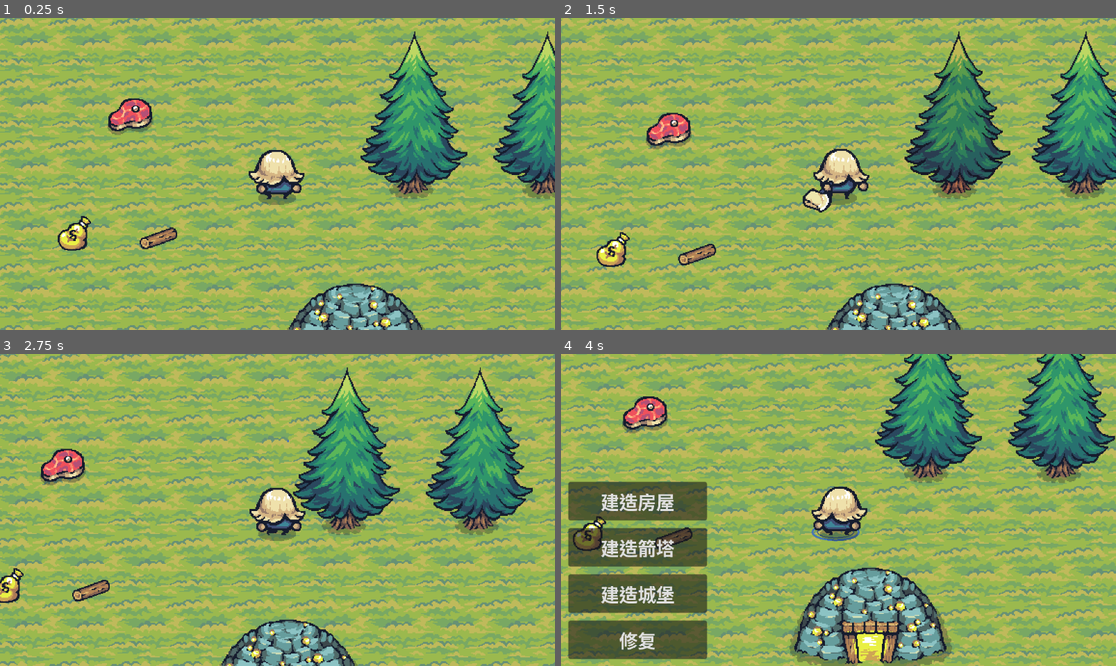
Above: before the commit, frames 1-4 (two rows, left to right).
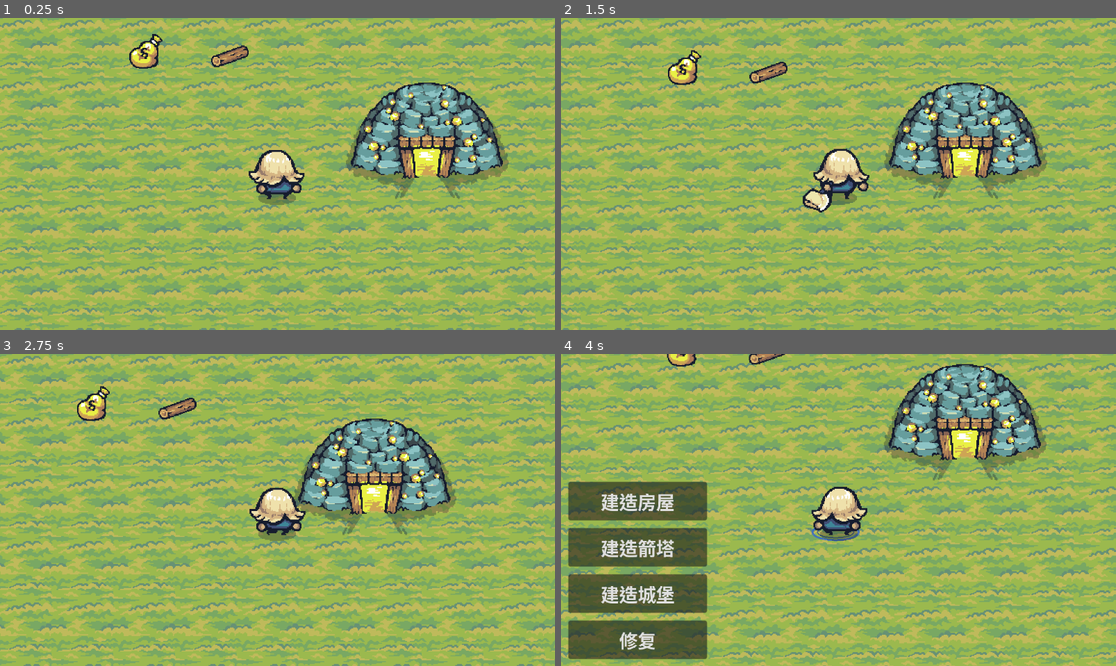
Above: after the commit, the same moments.

Repository: akawhc/tiny-age-of-king
Game: Godot game, scene res://scenes/homeland.tscn
The game is run twice, just before and just after one commit, with the same random seed, the same clock (stepped at 60 frames per second) and the same inputs. The project has no main scene, so this scene is started directly.
Inputs (mouse positions are in pixels of both pictures, inside the frame that each line leads up to):
- Up to frame 1 (0.25 s): no input
- Up to frame 2 (1.5 s): move the mouse to (960, 158) at 0.52 s; hold Right (ui_right) 0.53-1.28 s; hold Q (drop) 0.53-1.28 s; tap Space (chop) at 0.77 s; move the mouse to (727, 189) at 1.27 s; hold Down (ui_down) from 1.28 s (still down); tap X (mine) at 1.35 s
- Up to frame 3 (2.75 s): tap Space (chop) at 1.52 s; move the mouse to (333, 441) at 2.02 s; release Down (ui_down) at 2.03 s; press the mouse at (333, 441) at 2.03 s; hold Right (ui_right) from 2.03 s (still down)
- Up to frame 4 (4 s): move the mouse to (810, 572) at 2.77 s; release Right (ui_right) at 2.78 s; release the mouse at (810, 572) at 2.78 s; hold Up (ui_up) 2.78-3.53 s; right-click (810, 572) at 2.85 s; tap Space (chop) at 3.02, 3.77 s; move the mouse to (1005, 556) at 3.52 s; hold Left (ui_left) from 3.53 s (still down); hold Q (drop) from 3.53 s (still down)

The runs differ from the first frame. In frame 1, 63% of the frame differs, in the area x 0-100%, y 0-100%; in frame 2, 63%; in frame 3, 66%; in frame 4, 62%.

Commit message:
feat: z index 调整

Diff:
--- a/scenes/homeland.tscn
+++ b/scenes/homeland.tscn
@@ -719,7 +719,6 @@
 y_sort_enabled = true
 
 [node name="gold_mine" parent="item/gold_mines" instance=ExtResource("27_6yuoh")]
-y_sort_enabled = true
 position = Vector2(-3467, 2747)
 
 [node name="Castle" parent="." instance=ExtResource("30_slcjp")]
@@ -732,8 +731,7 @@
 position = Vector2(-3434, 3222)
 
 [node name="worker" parent="." instance=ExtResource("25_4wgfr")]
-z_index = 5
-position = Vector2(-3550, 2574)
+position = Vector2(-3624, 2763)
 
 [node name="Camera2D" type="Camera2D" parent="worker"]
 
--- a/scenes/resources/gold_mine.tscn
+++ b/scenes/resources/gold_mine.tscn
@@ -4,8 +4,11 @@
 [ext_resource type="Script" path="res://scripts/resource/gold_mine.gd" id="2_24hy5"]
 
 [node name="gold_mine" type="Sprite2D"]
+z_index = 5
+y_sort_enabled = true
 position = Vector2(1, 11)
 texture = ExtResource("1_1jys3")
+offset = Vector2(0, -20)
 script = ExtResource("2_24hy5")
 
 [node name="DetectionArea" type="Area2D" parent="."]
@@ -19,5 +22,5 @@
 position = Vector2(1, -35)
 
 [node name="CollisionShape" type="CollisionPolygon2D" parent="CollisionBody"]
-position = Vector2(-2, 53)
+position = Vector2(-4, 35)
 polygon = PackedVector2Array(-19, 25, -38, 23, -58, 20, -85, 5, -73, -39, 72, -37, 86, 6, 73, 15, 46, 23, 23, 26, 1, 28)
